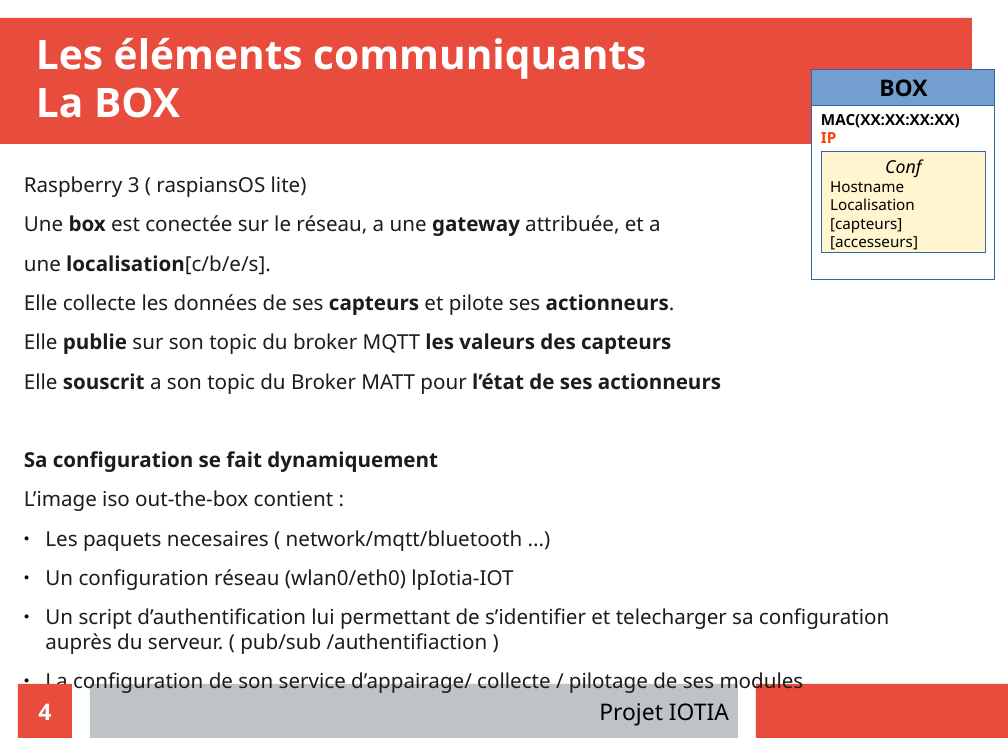
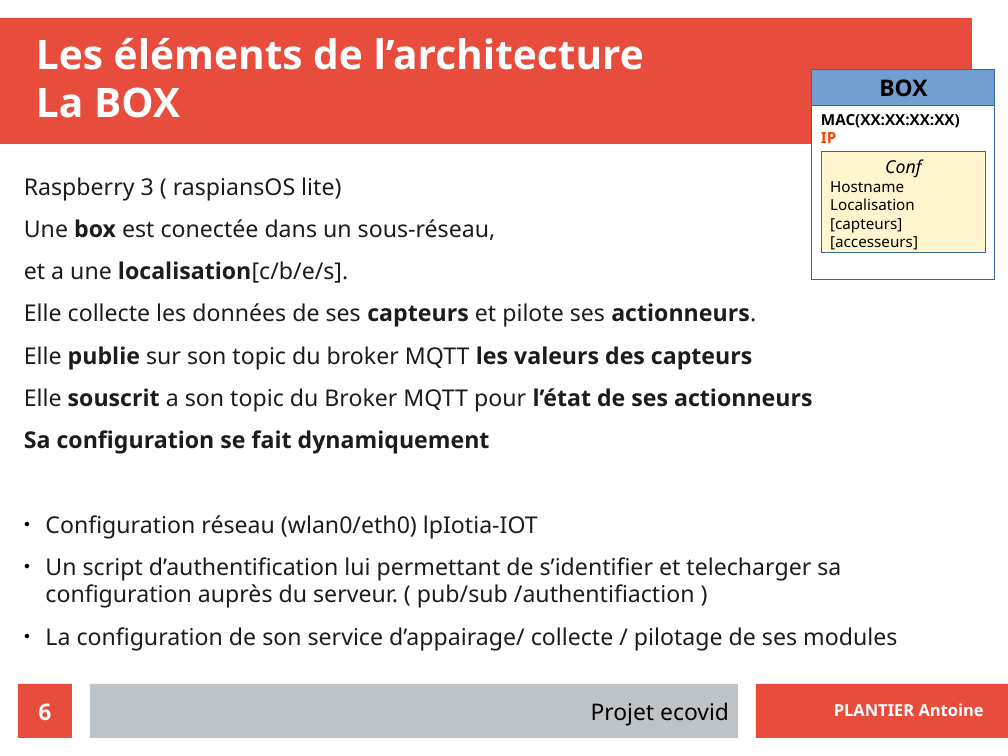
Before and after one commit to LENSAlex/ProjetIotia, a slide deck: slide 6 of config-raspbery/doc/Presentation_Network.odp (slide 4 before the commit). Drawn at 1008x756 pixels with LibreOffice and Linux fonts; fonts in the diff are those of the drawing; background and template pictures are left out. Boxes give left, top, right and bottom in pixels: in the first picture for what was removed or moved away, otherwise in the second. Text is boxed around its words. In the diff, an @@ line names an element or a change of style, - is before the commit and + after.

```diff
--- a/config-raspbery/doc/Presentation_Network.odp
+++ b/config-raspbery/doc/Presentation_Network.odp
@@ title at [36, 38, 644, 118]: text changed @@
-Les éléments communiquants
-La BOX
+Les éléments de l’architecture
+La BOX
@@ text at [24, 177, 897, 651]: size 16.2 to 18.2 pt in "Raspberry 3 ( raspiansOS lite)", "Elle collecte les données de ses capteurs ...", "Elle publie sur son topic du broker ...", "Sa configuration se fait dynamiquement" and 2 more places @@
@@ text at [24, 219, 496, 283]: text changed; size 16.2 to 18.2 pt @@
-Une box est conectée sur le réseau, a une gateway attribuée, et a
-une localisation[c/b/e/s].
+Une box est conectée dans un sous-réseau,
+et a une localisation[c/b/e/s].
@@ text at [24, 388, 813, 412]: text changed; size 16.2 to 18.2 pt @@
-Elle souscrit a son topic du Broker MATT pour l’état de ses actionneurs
+Elle souscrit a son topic du Broker MQTT pour l’état de ses actionneurs
@@ text at [45, 515, 538, 538]: text changed; size 16.2 to 18.2 pt @@
-L’image iso out-the-box contient :
-● Les paquets necesaires ( network/mqtt/bluetooth ...)
-● Un configuration réseau (wlan0/eth0) lpIotia-IOT
+● Configuration réseau (wlan0/eth0) lpIotia-IOT
@@ page number at [38, 703, 51, 720]: text changed @@
-4
+6
@@ text at [591, 702, 729, 726]: text changed @@
-Projet IOTIA
+Projet ecovid
@@ text added at [834, 703, 984, 716], 13 pt, text #FFFFFF, bold @@
+PLANTIER Antoine
```
Also in this commit, not shown: 4 other slides changed, 10 slides added, 2 slides removed, 5 other files.
